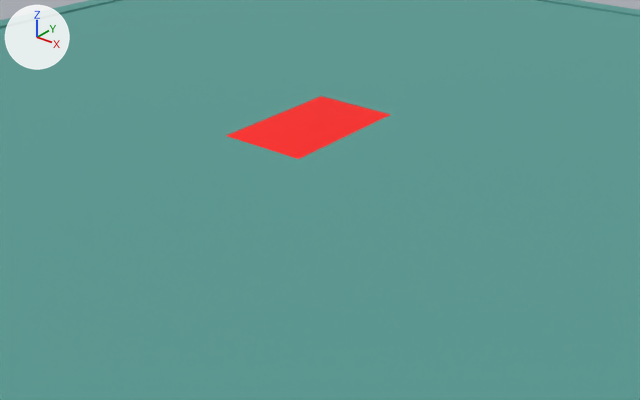
What one commit did to the COLLADA model assets/rc-track.dae.
Rendered twice from a camera (50 mm lens) standing at (13.39, -19.62, 10.95) and looking at (-1.54, -0.96, -0.63). Every picture has the same lights, and +X, +Y and +Z are marked at upper left. Where no turn or scale is listed for an object, it has been applied to the vertices. Vertices at the same position are counted once.

Script lines for the objects in view, before the commit:
```python
me_instance_0 = bpy.data.meshes.new('instance_0')
me_instance_0.from_pydata(...)  # 16 vertices, 34 faces; spans x -25.0..25.0, y -25.0..25.0, z 0.0..0.1
me_instance_0.materials.append(mat_material_11)  # cyan #599b94
me_instance_1 = bpy.data.meshes.new('instance_1')
me_instance_1.from_pydata([(1.58, 2.55, 0.1), (0.0, 5.1, 0.0), (0.0, 0.0, 0.0), (3.15, 0.0, 0.0), (3.15, 5.1, 0.0)], [], [(0, 1, 2), (3, 0, 2), (4, 1, 0), (4, 0, 3)])
me_instance_1.materials.append(mat_material_8)  # red #ff211c
ob_instance_0 = bpy.data.objects.new('instance_0', me_instance_0)
ob_instance_0.location = (0.0, 0.0, 0.0)
ob_instance_1 = bpy.data.objects.new('instance_1', me_instance_1)
ob_instance_1.location = (-6.24, -0.11, 0.0)
```
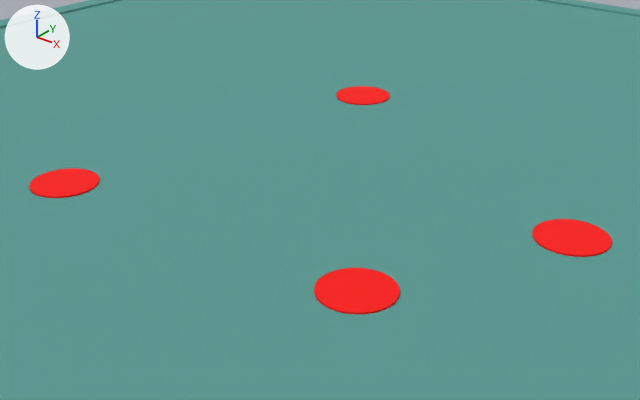
Location of each change, (x1, y1, x2, y2) in pixels of the pictures (640 x 400 px):
'instance_1', reshaped, moved (51% narrower, 39% shorter): before (226, 96, 391, 159); after (532, 219, 612, 257)
'instance_2', added (red): after (314, 268, 400, 315)
'instance_3', added (red): after (29, 168, 99, 198)
'instance_4', added (red): after (336, 86, 390, 105)

What changed in the scene script:
```text
Add mat_material_13:
    mat_material_13 = principled_material('material_13')
    mat_material_13.base_color = (1.0, 0.00273, 0.0)  # red #ff0900
    mat_material_13.roughness = 0.9
Change me_instance_1:
    used by ob_instance_1; location = (-6.24, -0.11, 0.0)
    remove me_instance_1.from_pydata(...)  # 5 vertices, 4 faces; spans x 0.0..3.15, y 0.0..5.1, z 0.0..0.1
    remove me_instance_1.materials.append(mat_material_8)  # red #ff211c
    add me_instance_1.from_pydata(...)  # 48 vertices, 92 faces; spans x -1.0..1.0, y -1.0..1.0, z 0.0..0.05
    me_instance_1 part 1: the whole mesh is rebuilt
    add me_instance_1.materials.append(mat_material_13)  # red #ff0900
Add me_instance_4:
    me_instance_4.from_pydata(...)  # a 24-sided cylinder along z spanning x -1.0..1.0, y -1.0..1.0, z 0.0..0.05
    me_instance_4.materials.append(mat_material_13)  # red #ff0900
Change ob_instance_1:
    ob_instance_1.location: (-6.24, -0.11, 0.0) -> (5.79, 0.34, 0.0)
Add ob_instance_4:
    ob_instance_4 = bpy.data.objects.new('instance_4', me_instance_4)
    ob_instance_4.location = (-5.03, 5.97, 0.0)
Add ob_instance_3:
    ob_instance_3 = bpy.data.objects.new('instance_3', me_instance_4.copy())
    ob_instance_3.location = (-7.28, -5.79, 0.0)
Add ob_instance_2:
    ob_instance_2 = bpy.data.objects.new('instance_2', me_instance_4.copy())
    ob_instance_2.location = (2.98, -5.24, 0.0)
```
